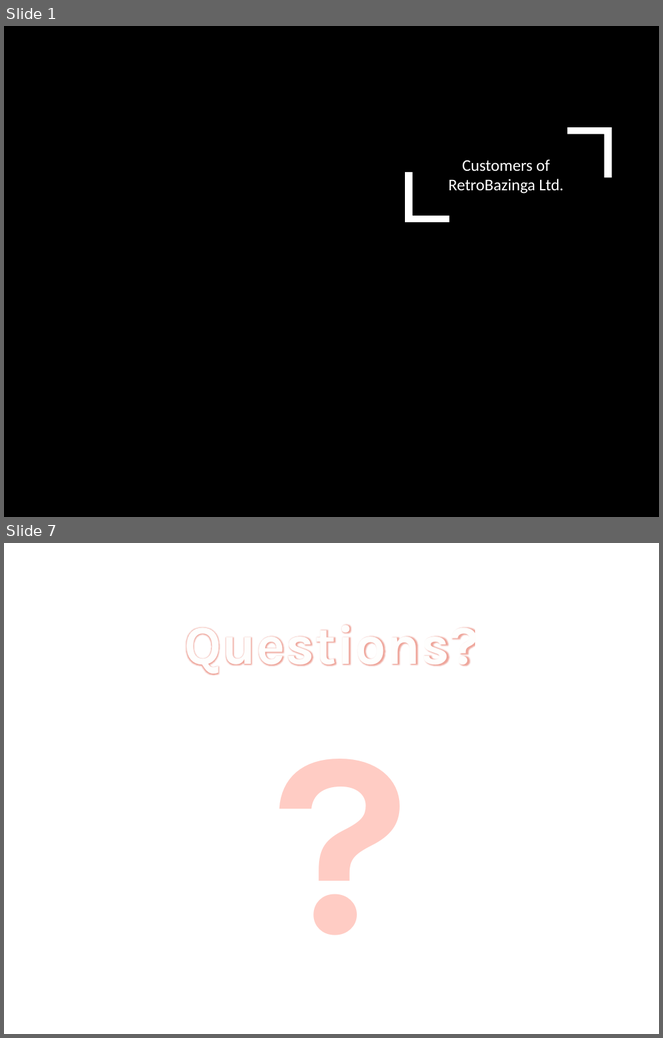
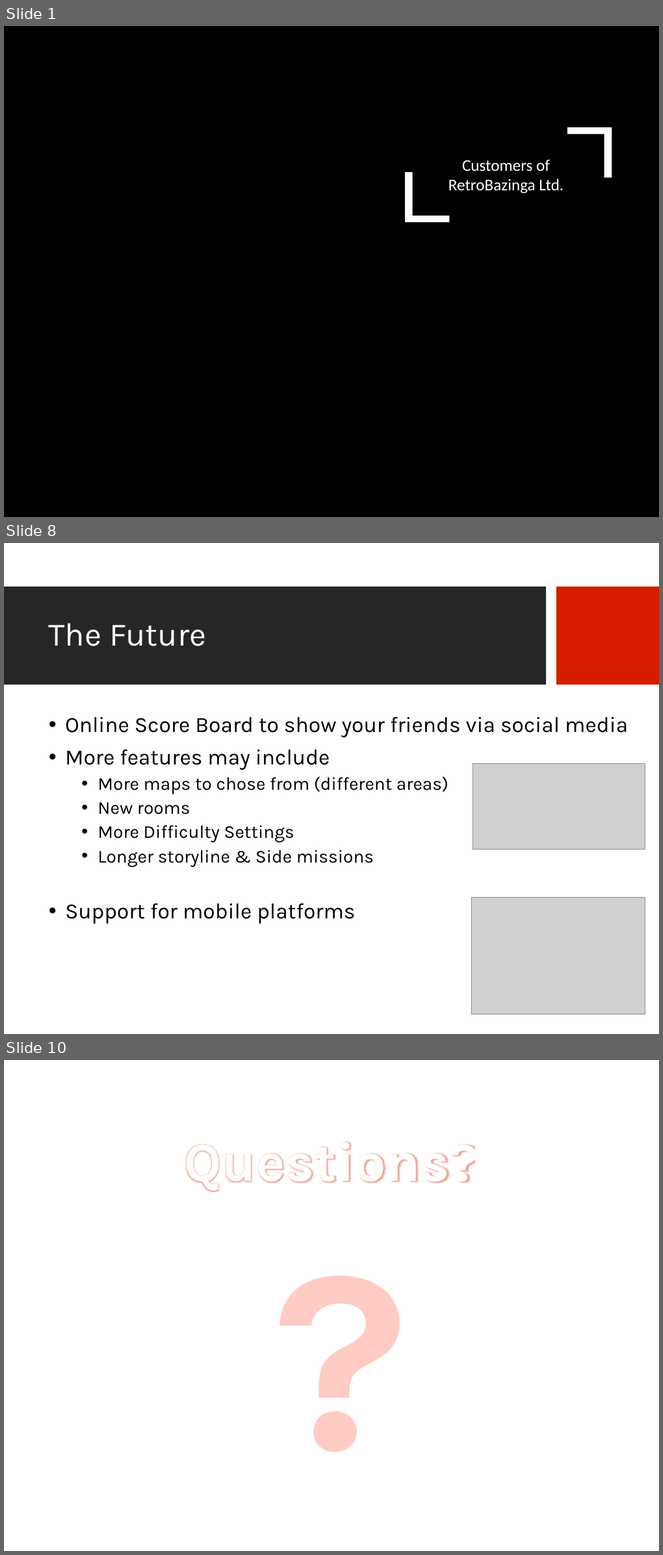
Before and after one commit to JGaslonde/3DaysToKirill, a slide deck: Pres_files/Game Plan.pptx. Shown one above the other, each under a label of ours: slides 1 and 7 before the commit, slides 1, 8 and 10 after it; the slides between them are not shown. The pictures are 663x1038 and 663x1555 pixels, drawn with LibreOffice and Linux fonts; fonts in the diff are those of the drawing; grey boxes stand for pictures; background and template pictures are left out. Boxes give left, top, right and bottom in pixels: in the first picture for what was removed or moved away, otherwise in the second. Text is boxed around its words. In the diff, an @@ line names an element or a change of style, - is before the commit and + after.

```diff
--- a/Pres_files/Game Plan.pptx
+++ b/Pres_files/Game Plan.pptx
@@ slide 8 added at <box>4,543,659,1034</box>, background picture (left out) @@
@@ rectangle added at <box>4,587,547,685</box>, fill #262626 @@
@@ rectangle added at <box>556,587,659,685</box>, fill #D61D00 @@
@@ title added at <box>49,623,206,646</box>, 36 pt, text #FFFFFF @@
+The Future
@@ text added at <box>65,717,628,924</box>, 24 pt, text #000000 @@
+• Online Score Board to show your friends via social media
+• More features may include
+  • More maps to chose from (different areas)
+  • New rooms
+  • More Difficulty Settings
+  • Longer storyline & Side missions
+• Support for mobile platforms
@@ picture added at <box>473,763,646,850</box> @@
@@ picture added at <box>472,897,646,1015</box> @@
@@ what was slide 7 is now slide 10 @@
```
Also in this commit, not shown: 3 slides changed, 4 other slides added, 2 slides removed.
